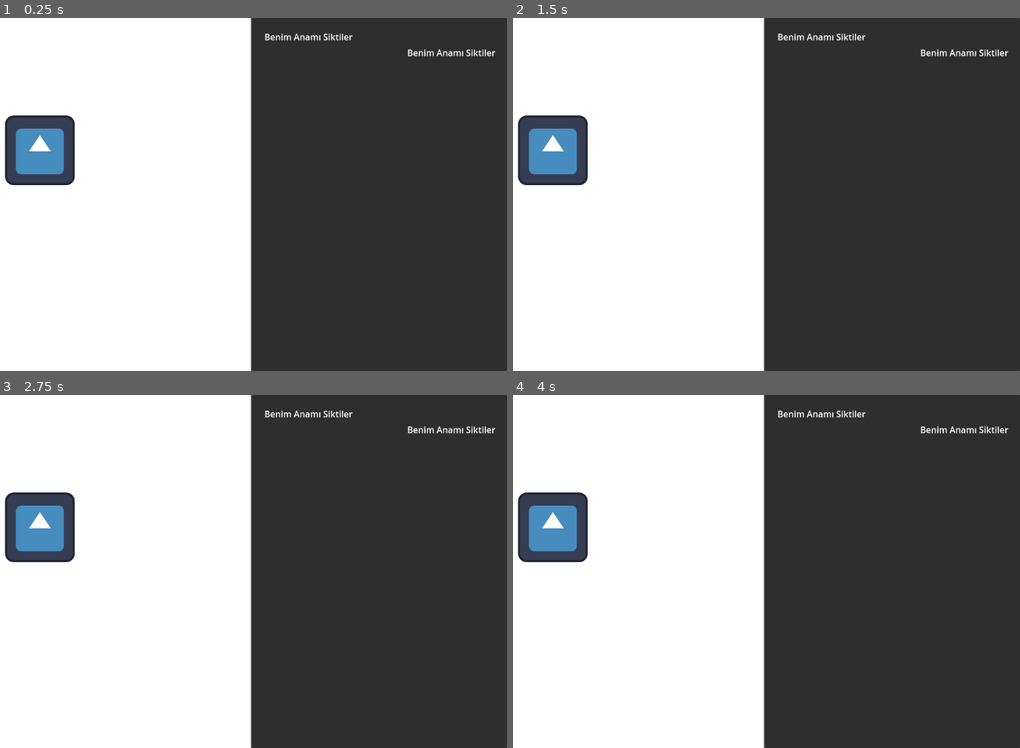
Above: before the commit, frames 1-4 (two rows, left to right).
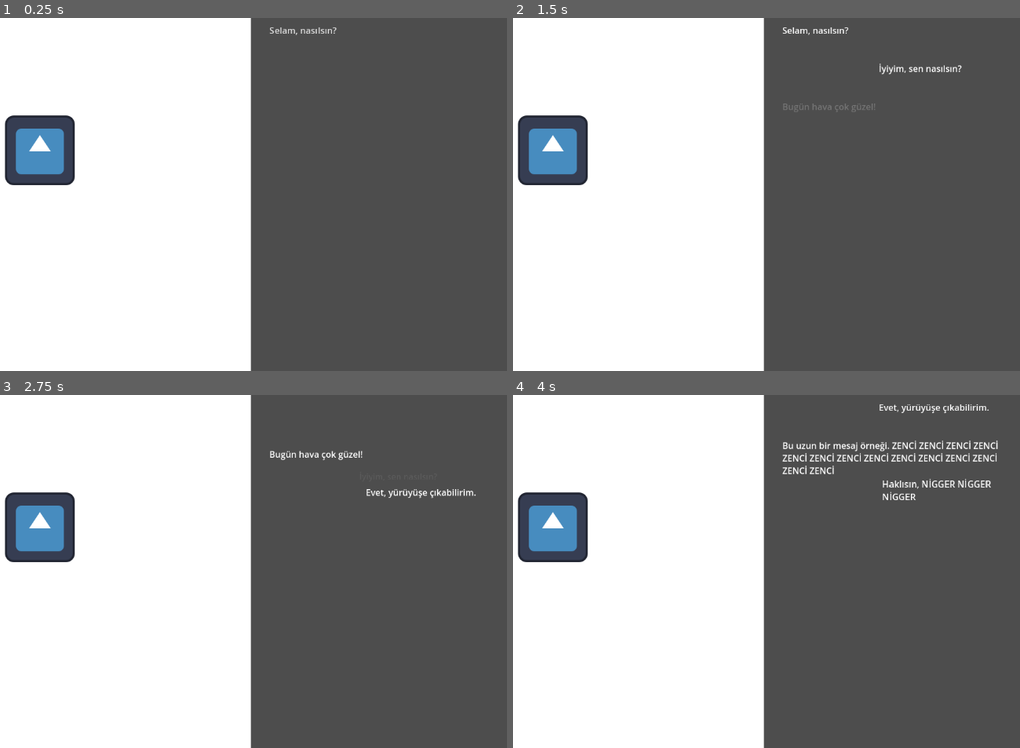
Above: after the commit, the same moments.

Repository: cannnAvar/mavi-oda
Game: Godot game, scene res://control.tscn
Two runs of this game, one before a commit and one after it. Both use one fixed random seed, a clock stepped at 60 frames per second and the inputs below. The engine's default icon, where the game draws it, is replaced by a stand-in: a white triangle on a blue panel in a dark square.
Inputs (mouse positions are in pixels of both pictures, inside the frame that each line leads up to):
- Up to frame 1 (0.25 s): no input
- Up to frame 2 (1.5 s): tap Enter at 0.5 s; move the mouse to (842, 176) at 0.52 s; click (842, 176) at 0.67 s; move the mouse to (578, 212) at 1.27 s; click (578, 212) at 1.42 s
- Up to frame 3 (2.75 s): tap Space at 2 s; move the mouse to (253, 493) at 2.02 s; click (253, 493) at 2.17 s
- Up to frame 4 (4 s): move the mouse to (675, 642) at 2.77 s; click (675, 642) at 2.92 s; move the mouse to (893, 624) at 3.52 s; click (893, 624) at 3.67 s

The runs differ from the first frame. In frame 1, 50% of the frame differs, in the area x 49-100%, y 0-100%; in frame 2, 50%; in frame 3, 50%; in frame 4, 50%.

Commit message:
Script ile otomatik label oluşturup silme animasyonu ve chat (geliştirilcek)
Introduces a new chat UI with animated message display and removal, including supporting script and scene files. Updates control.tscn to integrate the chat UI, removing old panels and labels, and restructuring the layout for message display.

Diff:
--- /dev/null
+++ b/chat_ui.gd
@@ -0,0 +1,206 @@
+extends Control
+
+@onready var messages_container = $ScrollContainer/MessagesContainer
+@onready var scroll_container = $ScrollContainer
+
+# Deneme mesajları
+var messages = [
+	{"who": "left", "text": "Selam, nasılsın?"},
+	{"who": "right", "text": "İyiyim, sen nasılsın?"},
+	{"who": "left", "text": "Bugün hava çok güzel!"},
+	{"who": "right", "text": "Evet, yürüyüşe çıkabilirim."},
+	{"who": "left", "text": "Bu uzun bir mesaj örneği. ZENCİ ZENCİ ZENCİ ZENCİ ZENCİ ZENCİ ZENCİ ZENCİ ZENCİ ZENCİ ZENCİ ZENCİ ZENCİ ZENCİ"},
+	{"who": "right", "text": "Haklısın, NİGGER NİGGER NİGGER"}
+]
+
+var current_index = 0
+
+func _ready():
+	# İlk mesajı göster
+	show_next_message()
+
+func _input(event):
+	if event is InputEventMouseButton and event.pressed and event.button_index == MOUSE_BUTTON_LEFT:
+		show_next_message()
+
+func show_next_message():
+	if current_index >= messages.size():
+		return
+
+	# Her 3. mesajda eski mesajları animasyonla sil
+	if messages_container.get_child_count() >= 5:
+		animate_old_messages_out()
+
+	var msg_data = messages[current_index]
+
+	# Mesaj uzunluğuna göre maksimum genişlik hesapla
+	var char_count = msg_data.text.length()
+	var max_width = 0
+
+	if char_count <= 20:
+		max_width = 150
+	elif char_count <= 50:
+		max_width = 250
+	elif char_count <= 100:
+		max_width = 350
+	else:
+		max_width = 450
+
+	# Ana container
+	var message_container = Control.new()
+	message_container.size_flags_horizontal = Control.SIZE_EXPAND_FILL
+	message_container.size_flags_vertical = Control.SIZE_SHRINK_CENTER
+	message_container.custom_minimum_size = Vector2(0, 50)
+
+	# Mesaj balonu - RichTextLabel
+	var panel = Panel.new()
+	panel.size_flags_vertical = Control.SIZE_SHRINK_CENTER
+
+	# Panel stili
+	var style_box = StyleBoxFlat.new()
+	style_box.corner_radius_top_left = 12
+	style_box.corner_radius_top_right = 12
+	style_box.corner_radius_bottom_left = 12
+	style_box.corner_radius_bottom_right = 12
+
+	# RichTextLabel - Label yerine (autowrap düzgün çalışır)
+	var rich_label = RichTextLabel.new()
+	rich_label.text = msg_data.text
+	rich_label.fit_content = true
+	rich_label.scroll_active = false
+	rich_label.size_flags_horizontal = Control.SIZE_EXPAND_FILL
+	rich_label.size_flags_vertical = Control.SIZE_EXPAND_FILL
+	rich_label.custom_minimum_size = Vector2(max_width - 24, 30)
+
+	# Margin container
+	var margin_container = MarginContainer.new()
+	margin_container.add_theme_constant_override("margin_left", 12)
+	margin_container.add_theme_constant_override("margin_right", 12)
+	margin_container.add_theme_constant_override("margin_top", 8)
+	margin_container.add_theme_constant_override("margin_bottom", 8)
+	margin_container.size_flags_horizontal = Control.SIZE_SHRINK_CENTER
+	margin_container.size_flags_vertical = Control.SIZE_SHRINK_CENTER
+	margin_container.add_child(rich_label)
+
+	panel.add_child(margin_container)
+
+	# Pozisyonlama
+	if msg_data.who == "left":
+		# Sol mesaj
+		style_box.bg_color = Color(0.9, 0.95, 1.0)
+		style_box.corner_radius_bottom_left = 4
+
+		# Paneli sola hizala
+		panel.position = Vector2(20, 0)
+		panel.size_flags_horizontal = Control.SIZE_SHRINK_CENTER
+
+	else:
+		# Sağ mesaj
+		style_box.bg_color = Color(1.0, 0.9, 0.95)
+		style_box.corner_radius_bottom_right = 4
+
+		# Paneli sağa hizala - ekran genişliğine göre hesapla
+		call_deferred("position_right_message", panel, max_width)
+		panel.size_flags_horizontal = Control.SIZE_SHRINK_CENTER
+
+	# Style uygula
+	panel.add_theme_stylebox_override("panel", style_box)
+
+	# Panel'i container'a ekle
+	message_container.add_child(panel)
+
+	# Container'ı messages_container'a ekle
+	messages_container.add_child(message_container)
+
+	# Animasyon için başlangıç pozisyonu ayarla
+	var start_offset = 300 if msg_data.who == "left" else -300
+	message_container.position.x = start_offset
+	message_container.modulate.a = 0.0  # Şeffaf başla
+
+	# Kayma animasyonu
+	animate_message_in(message_container)
+
+	# Mesajlar arası boşluk
+	var spacer = Control.new()
+	spacer.custom_minimum_size = Vector2(0, 12)
+	messages_container.add_child(spacer)
+
+	current_index += 1
+
+	# Scroll aşağı
+	call_deferred("scroll_to_bottom")
+
+func animate_old_messages_out():
+	# İlk 3 child'ı al (2 mesaj + 1 spacer)
+	var children_to_remove = []
+	for i in range(min(3, messages_container.get_child_count())):
+		children_to_remove.append(messages_container.get_child(i))
+
+	# Her child için aşağı kayma animasyonu
+	for i in range(children_to_remove.size()):
+		var child = children_to_remove[i]
+		animate_message_out(child, i * 0.1)  # Staggered animasyon
+
+func animate_message_out(node: Node, delay: float):
+	# Gecikme ile başla
+	if delay > 0:
+		await get_tree().create_timer(delay).timeout
+
+	var tween = create_tween()
+	tween.set_parallel(true)
+
+	# Aşağı doğru kayma (kadrajdan çıkana kadar)
+	var target_y = node.position.y + 200  # 200px aşağı
+	var move_tween = tween.tween_property(node, "position:y", target_y, 0.5)
+	move_tween.set_trans(Tween.TRANS_QUART).set_ease(Tween.EASE_IN)
+
+	# Fade out
+	tween.tween_property(node, "modulate:a", 0.0, 0.4)
+
+	# Hafif ölçek küçülme efekti
+	var scale_tween = tween.tween_property(node, "scale", Vector2(0.8, 0.8), 0.5)
+	scale_tween.set_trans(Tween.TRANS_QUART).set_ease(Tween.EASE_IN)
+
+	# Animasyon bitince sil
+	await tween.finished
+	if node and is_instance_valid(node):
+		messages_container.remove_child(node)
+		node.queue_free()
+
+func animate_message_in(message_container: Control):
+	# Tween oluştur
+	var tween = create_tween()
+	tween.set_parallel(true)  # Paralel animasyonlar için
+
+	# Kayma animasyonu (x pozisyonu 0'a)
+	tween.tween_property(message_container, "position:x", 0, 0.4)
+	tween.tween_property(message_container, "position:x", 0, 0.4).set_trans(Tween.TRANS_BACK).set_ease(Tween.EASE_OUT)
+
+	# Fade in animasyonu
+	tween.tween_property(message_container, "modulate:a", 1.0, 0.3)
+
+	# Hafif bounce efekti
+	tween.tween_property(message_container, "scale", Vector2(1.05, 1.05), 0.2).set_delay(0.2)
+	tween.tween_property(message_container, "scale", Vector2(1.0, 1.0), 0.15).set_delay(0.35)
+
+func position_right_message(panel: Panel, max_width: int):
+	await get_tree().process_frame
+	var container_width = messages_container.size.x
+	if container_width > max_width:
+		panel.position = Vector2(container_width - max_width - 20, 0)
+
+func scroll_to_bottom():
+	await get_tree().process_frame
+	await get_tree().process_frame
+	scroll_container.scroll_vertical = scroll_container.get_v_scroll_bar().max_value
+
+# İsteğe bağlı: Tüm mesajları temizle
+func clear_messages():
+	for child in messages_container.get_children():
+		child.queue_free()
+	current_index = 0
+
+# İsteğe bağlı: Yeni mesaj ekle
+func add_message(who: String, text: String):
+	messages.append({"who": who, "text": text})
+	show_next_message()
--- /dev/null
+++ b/chat_ui.tscn
@@ -0,0 +1,50 @@
+[gd_scene load_steps=2 format=3 uid="uid://c660heuhtnq6b"]
+
+[ext_resource type="Script" uid="uid://db1odepcalhdh" path="res://chat_ui.gd" id="1_hixvo"]
+
+[node name="chat_ui" type="Control"]
+layout_mode = 3
+anchors_preset = 0
+offset_right = 40.0
+offset_bottom = 40.0
+script = ExtResource("1_hixvo")
+
+[node name="ScrollContainer" type="ScrollContainer" parent="."]
+layout_mode = 0
+offset_right = 40.0
+offset_bottom = 40.0
+
+[node name="MessagesContainer" type="VBoxContainer" parent="ScrollContainer"]
+layout_mode = 2
+
+[node name="MessagePanel" type="Panel" parent="."]
+layout_mode = 1
+anchors_preset = -1
+anchor_left = 0.59375
+anchor_right = 12.26875
+anchor_bottom = 16.2
+offset_left = 660.25
+offset_right = 660.25
+grow_horizontal = 0
+grow_vertical = 2
+metadata/_edit_use_anchors_ = true
+
+[node name="Label" type="Label" parent="MessagePanel"]
+layout_mode = 1
+anchors_preset = -1
+anchor_left = 0.6680942
+anchor_top = 0.12962963
+anchor_right = 10.637325
+anchor_bottom = 0.7046294
+text = "Benim Anamı Siktiler"
+metadata/_edit_use_anchors_ = true
+
+[node name="Label2" type="Label" parent="MessagePanel"]
+layout_mode = 1
+anchors_preset = -1
+anchor_left = 0.01927192
+anchor_top = 0.021604938
+anchor_right = 9.988502
+anchor_bottom = 0.596605
+text = "Benim Anamı Siktiler"
+metadata/_edit_use_anchors_ = true
--- a/control.tscn
+++ b/control.tscn
@@ -1,6 +1,7 @@
-[gd_scene load_steps=2 format=3 uid="uid://davtx1u3hoqxu"]
+[gd_scene load_steps=3 format=3 uid="uid://davtx1u3hoqxu"]
 
 [ext_resource type="Texture2D" uid="uid://be1gx28yen6hk" path="res://icon.svg" id="1_0fbet"]
+[ext_resource type="Script" uid="uid://db1odepcalhdh" path="res://chat_ui.gd" id="2_62e2m"]
 
 [node name="Game" type="Control"]
 layout_mode = 3
@@ -18,36 +19,29 @@
 grow_vertical = 2
 metadata/_edit_use_anchors_ = true
 
-[node name="Panel" type="Panel" parent="."]
-layout_mode = 1
-anchors_preset = -1
-anchor_left = 0.59375
-anchor_right = 1.0
-anchor_bottom = 1.0
-grow_horizontal = 0
-grow_vertical = 2
-metadata/_edit_use_anchors_ = true
-
-[node name="Label" type="Label" parent="Panel"]
-layout_mode = 1
-anchors_preset = -1
-anchor_left = 0.0491453
-anchor_top = 0.03549383
-anchor_right = 0.39529914
-anchor_bottom = 0.07098766
-text = "Benim Anamı Siktiler"
-metadata/_edit_use_anchors_ = true
-
-[node name="Label2" type="Label" parent="Panel"]
-layout_mode = 1
-anchors_preset = -1
-anchor_left = 0.60897434
-anchor_top = 0.08024691
-anchor_right = 0.9551282
-anchor_bottom = 0.11574074
-text = "Benim Anamı Siktiler"
-metadata/_edit_use_anchors_ = true
-
 [node name="Icon" type="Sprite2D" parent="."]
 position = Vector2(295, 243)
 texture = ExtResource("1_0fbet")
+
+[node name="chat_ui" type="Control" parent="."]
+layout_mode = 1
+anchor_left = 0.79
+anchor_right = 0.79
+offset_left = -226.08002
+offset_top = 3.0
+offset_right = 244.91998
+offset_bottom = 646.0
+script = ExtResource("2_62e2m")
+
+[node name="ScrollContainer" type="ScrollContainer" parent="chat_ui"]
+layout_mode = 1
+anchors_preset = -1
+anchor_right = 0.99200004
+anchor_bottom = 0.52900004
+offset_right = -0.23202515
+offset_bottom = -0.14703369
+
+[node name="MessagesContainer" type="VBoxContainer" parent="chat_ui/ScrollContainer"]
+layout_mode = 2
+size_flags_horizontal = 3
+size_flags_vertical = 3
Not shown, added: chat_ui.gd.uid
